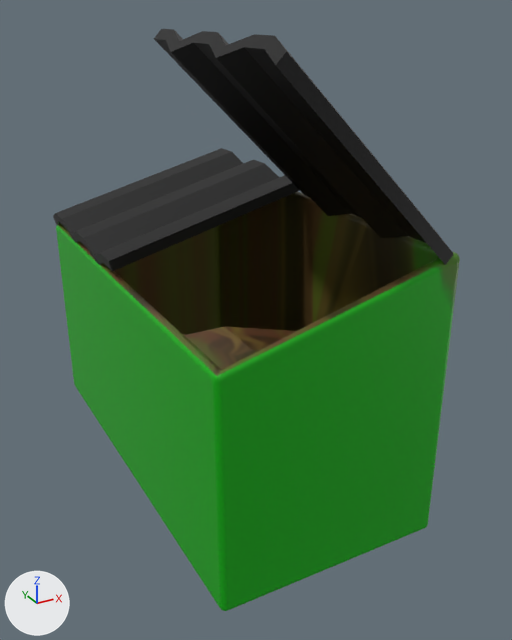
Two versions of the glTF model Game/assets/models/dumpster/dumpster.gltf, one commit apart.
Both versions are drawn from a 50 mm lens placed at (-2.69, -5.58, 3.13), pointed at (0.19, -0.35, 0.52). The axes (+X, +Y, +Z) are drawn at lower left. The lights are the same throughout. The picture after the commit comes second. Where no turn or scale is listed for an object, it has been applied to the vertices. Vertices at exactly the same position are counted once.
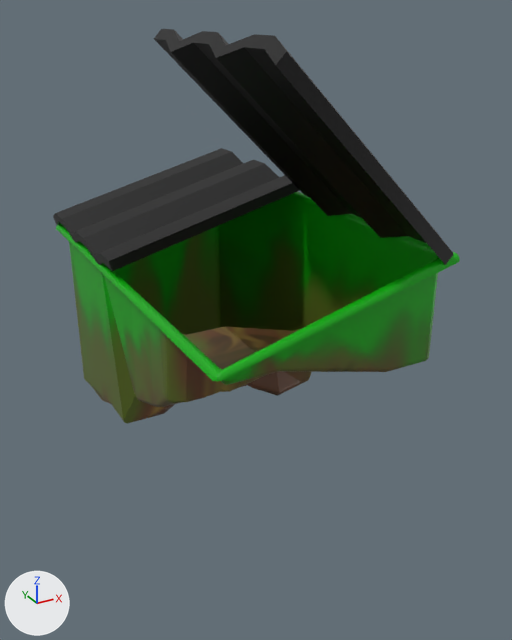
What differs and where, as boxes [x1, y1, x2, y2] in the pictures (512 x 640 px):
'Cube', reshaped (45% shorter): before [56, 192, 460, 611]; after [56, 192, 460, 423]
part 1 of me_cube, cut back: before [56, 195, 460, 611]; after [270, 195, 363, 380]
part 2 of me_cube, surface changed: before [56, 192, 460, 381]; after [56, 192, 460, 423]

What changed in the scene script:
```text
Change me_cube:
    used by ob_cube; location = (0.0, 0.0, 0.01)
    remove me_cube.from_pydata(...)  # 1137 vertices, 2270 faces; spans x -1.02..1.0, y -2.02..2.0, z -1.0..1.5
    add me_cube.from_pydata(...)  # 921 vertices, 1800 faces; spans x -1.02..1.0, y -2.02..2.0, z -0.9..1.5
    me_cube part 1
    216 vertices are removed from x -1.0..1.0, y -2.0..2.0, z -1.0..-0.95
    470 faces are deleted
    9 vertices in x 0.0..0.9, y -0.26, z 0.2..0.25 move by (0.0, 0.0, 0.07)
    1 vertex moves from x 0.9, y -0.22, z -0.27 to x 0.9, y -0.07, z -0.09
    me_cube part 2: 1459 kept faces spanning x -1.02..1.0, y -2.02..2.0, z -0.9..1.5 get new texture (UV) coordinates
```
